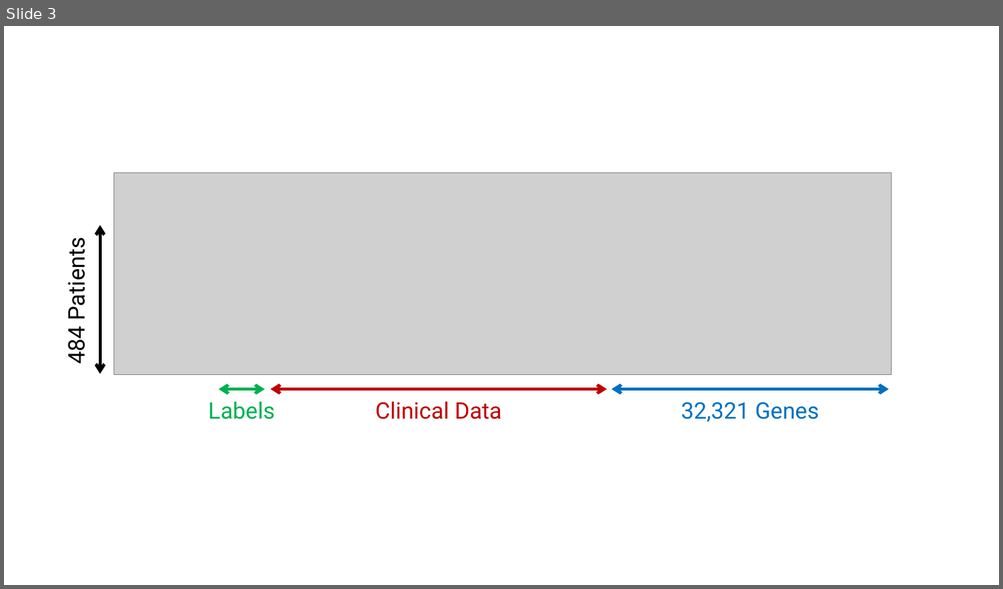
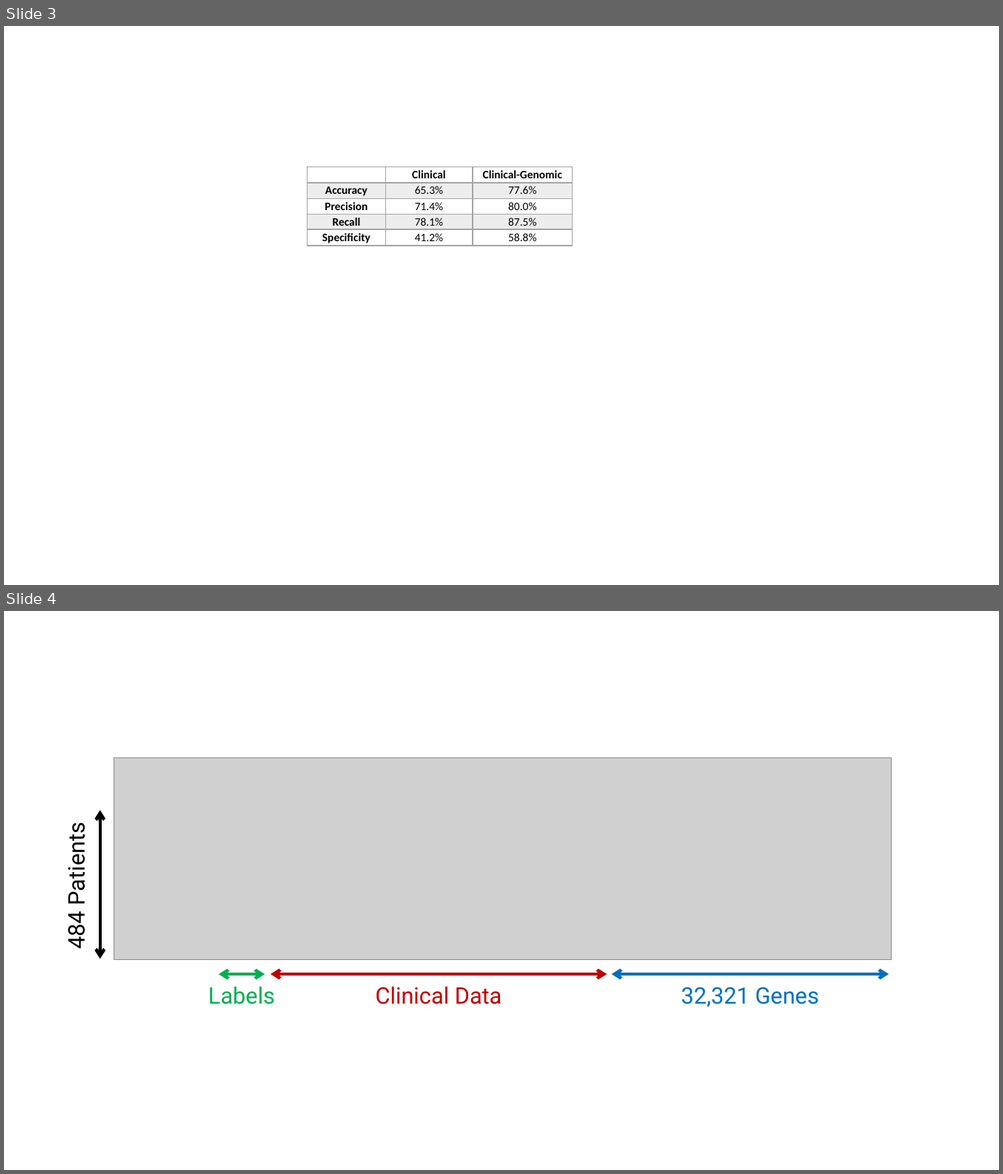
Before and after one commit to sfriedowitz/cs229_project, a slide deck: images/tables.pptx. Shown one above the other, each under a label of ours: slide 3 before the commit, slides 3 and 4 after it. The pictures are 1003x589 and 1003x1174 pixels, drawn with LibreOffice and Linux fonts; fonts in the diff are those of the drawing; grey boxes stand for pictures. Boxes give left, top, right and bottom in pixels: in the first picture for what was removed or moved away, otherwise in the second. Text is boxed around its words. In the diff, an @@ line names an element or a change of style, - is before the commit and + after.

```diff
--- a/images/tables.pptx
+++ b/images/tables.pptx
@@ slide 3 added at bbox=[4, 26, 999, 585], background #FFFFFF @@
@@ table added at bbox=[307, 167, 573, 247], 5 rows, 3 columns @@
+ | Clinical | Clinical-Genomic
+Accuracy | 65.3% | 77.6%
+Precision | 71.4% | 80.0%
+Recall | 78.1% | 87.5%
+Specificity | 41.2% | 58.8%
@@ what was slide 3 is now slide 4 @@
```
Also in this commit, not shown: 1 slide changed, 13 other files.
